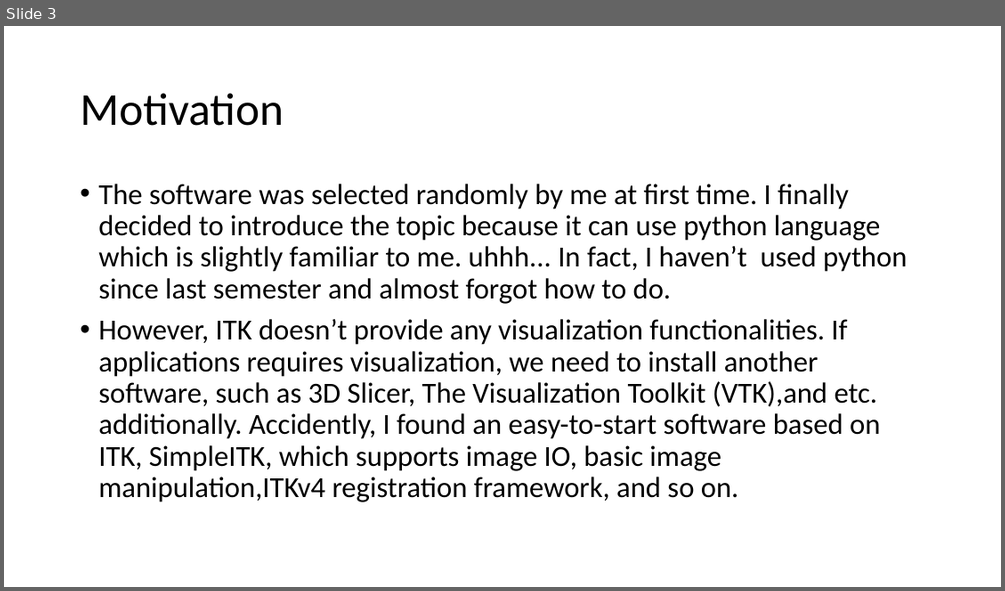
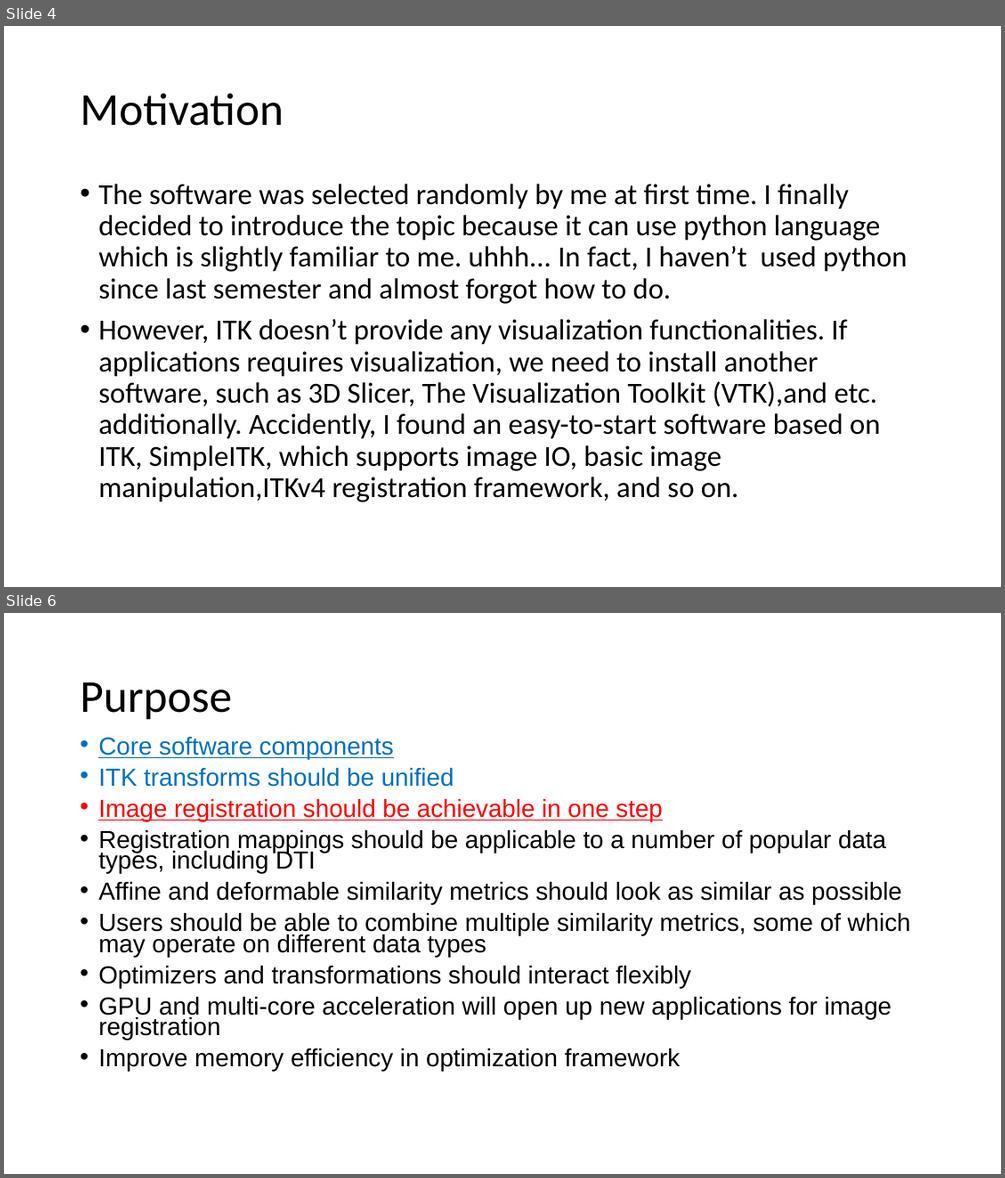
Before and after one commit to autotntfan/BIP, a slide deck: The insight toolkit image registration framework.pptx. Shown one above the other, each under a label of ours: slide 3 before the commit, slides 4 and 6 after it; the slides between them are not shown. The pictures are 1005x591 and 1005x1178 pixels, drawn with LibreOffice and Linux fonts; fonts in the diff are those of the drawing. Boxes give left, top, right and bottom in pixels: in the first picture for what was removed or moved away, otherwise in the second. Text is boxed around its words. In the diff, an @@ line names an element or a change of style, - is before the commit and + after.

```diff
--- a/The insight toolkit image registration framework.pptx
+++ b/The insight toolkit image registration framework.pptx
@@ slide 6 added at bbox=[4, 613, 1001, 1174], background #FFFFFF @@
@@ title added at bbox=[80, 682, 232, 720], 44 pt, text #000000 @@
+Purpose
@@ text added at bbox=[98, 737, 911, 1070], 23.8 pt, text #000000 @@
+• Core software components
+• ITK transforms should be unified
+• Image registration should be achievable in one step
+• Registration mappings should be applicable to a number of popular data types, including DTI
+• Affine and deformable similarity metrics should look as similar as possible
+• Users should be able to combine multiple similarity metrics, some of which may operate on different data types
+• Optimizers and transformations should interact flexibly
+• GPU and multi-core acceleration will open up new applications for image registration
+• Improve memory efficiency in optimization framework
@@ what was slide 3 is now slide 4 @@
```
Also in this commit, not shown: 1 slide changed, 4 other slides added, 1 slide removed.
